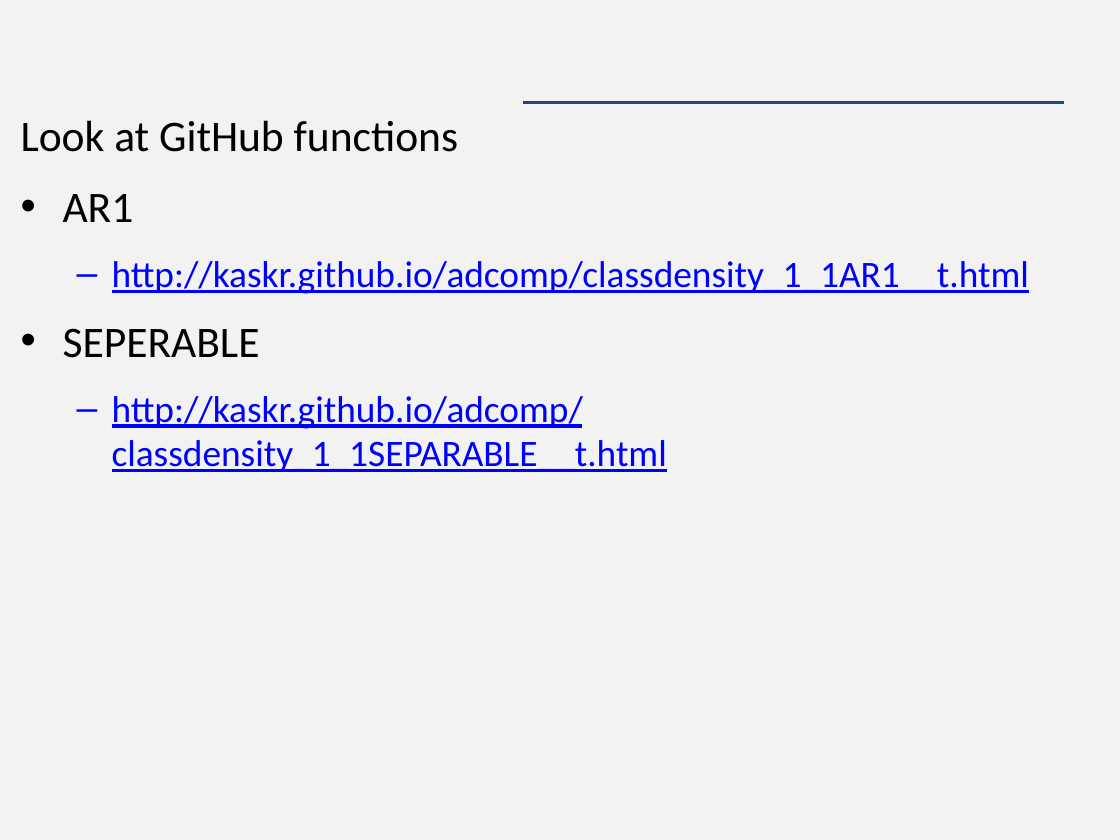
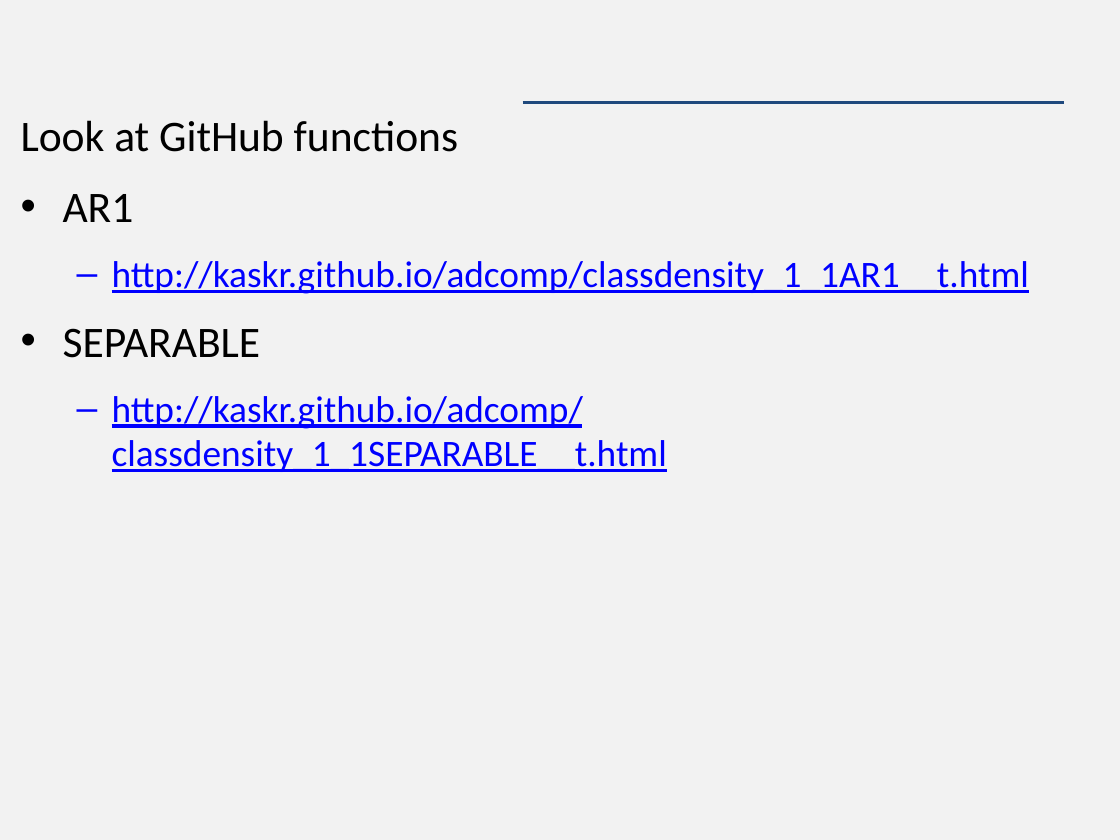
Before and after one commit to nmmarquez/2016_Spatio-temporal_models, a slide deck: slide 15 of Week 6 -- 2D spatial models/Lecture/Lecture 6 -- 2D spatial models.pptx. Drawn at 1120x840 pixels with LibreOffice and Linux fonts; fonts in the diff are those of the drawing. Boxes give left, top, right and bottom in pixels: in the first picture for what was removed or moved away, otherwise in the second. Text is boxed around its words. In the diff, an @@ line names an element or a change of style, - is before the commit and + after.

```diff
--- a/Week 6 -- 2D spatial models/Lecture/Lecture 6 -- 2D spatial models.pptx
+++ b/Week 6 -- 2D spatial models/Lecture/Lecture 6 -- 2D spatial models.pptx
@@ text at (x1=63, y1=328, x2=261, y2=358): text changed @@
-• SEPERABLE
+• SEPARABLE
```
Also in this commit, not shown: 1 slide added, 1 slide removed, 5 other files.
